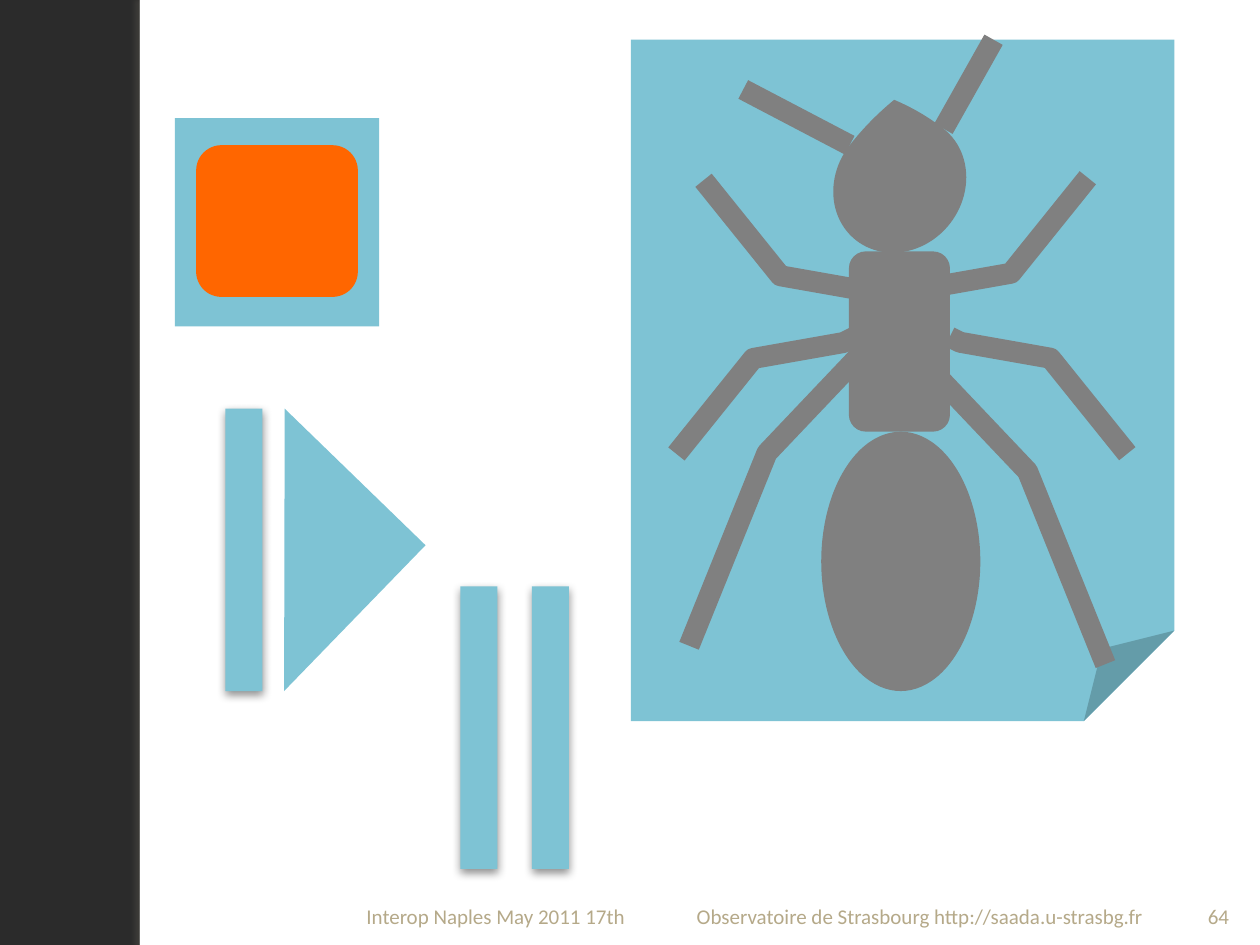
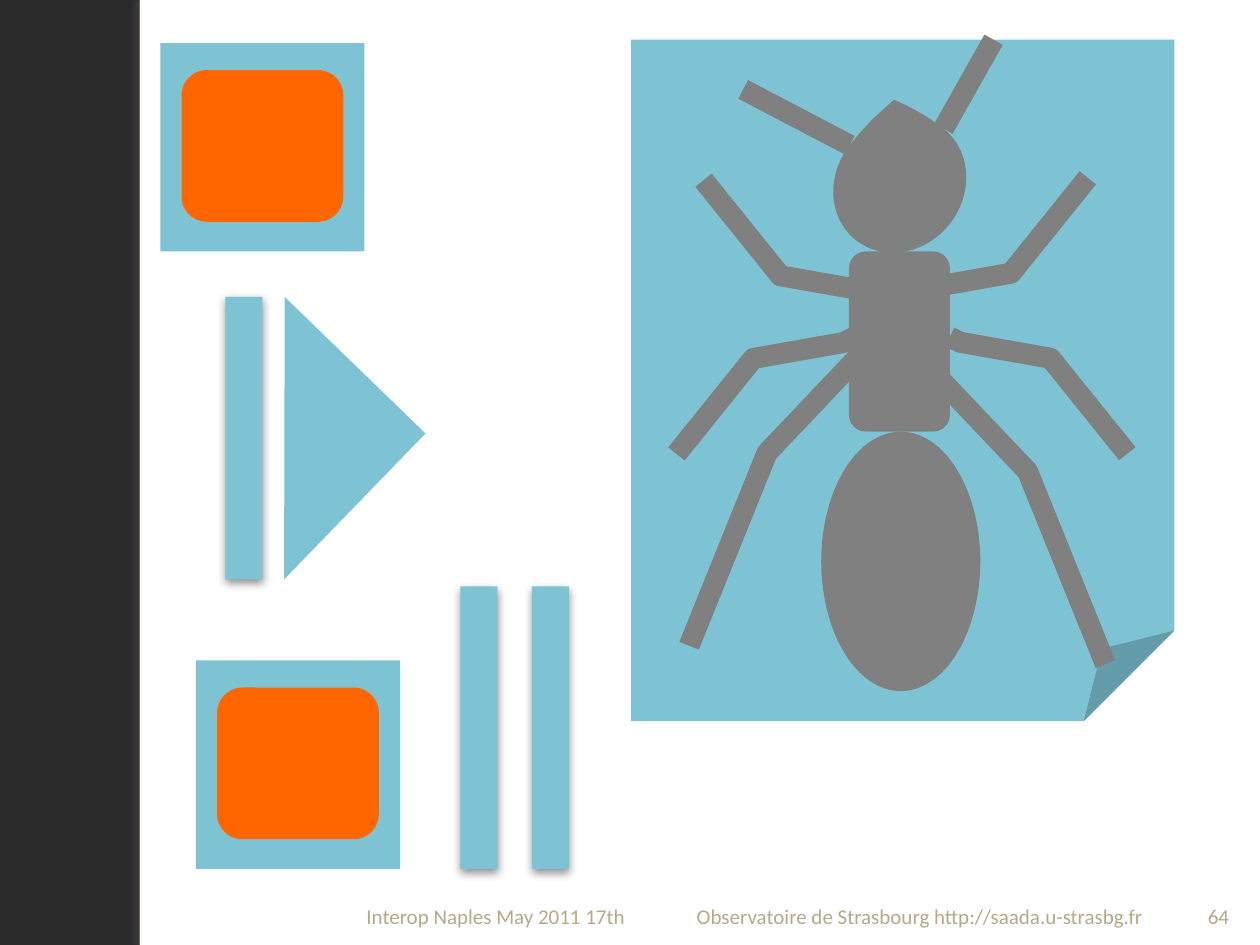
Before and after one commit to lmichel/saada, a slide deck: slide 64 of saadasvn/graphicalstuff/IconSource.pptx. Drawn at 1260x945 pixels with LibreOffice and Linux fonts; fonts in the diff are those of the drawing; background and template pictures are left out; a plain dark background stands for a picture behind light text. Boxes give left, top, right and bottom in pixels: in the first picture for what was removed or moved away, otherwise in the second. Text is boxed around its words. In the diff, an @@ line names an element or a change of style, - is before the commit and + after.

```diff
--- a/saadasvn/graphicalstuff/IconSource.pptx
+++ b/saadasvn/graphicalstuff/IconSource.pptx
@@ rectangle: place and size @@
-rectangle at box(175, 118, 379, 326)
+rectangle at box(160, 43, 364, 251)
@@ rounded rectangle: place and size @@
-rounded rectangle at box(197, 145, 358, 296)
+rounded rectangle at box(181, 71, 343, 222)
@@ right triangle: place and size @@
-right triangle at box(144, 409, 426, 691)
+right triangle at box(144, 297, 426, 579)
@@ rectangle: place and size @@
-rectangle at box(226, 408, 262, 690)
+rectangle at box(226, 297, 262, 580)
@@ rectangle added at box(197, 660, 401, 868), fill #7EC3D4 @@
@@ rounded rectangle added at box(217, 688, 378, 839), fill #FF6600 @@
```
Also in this commit, not shown: 1 slide added.
